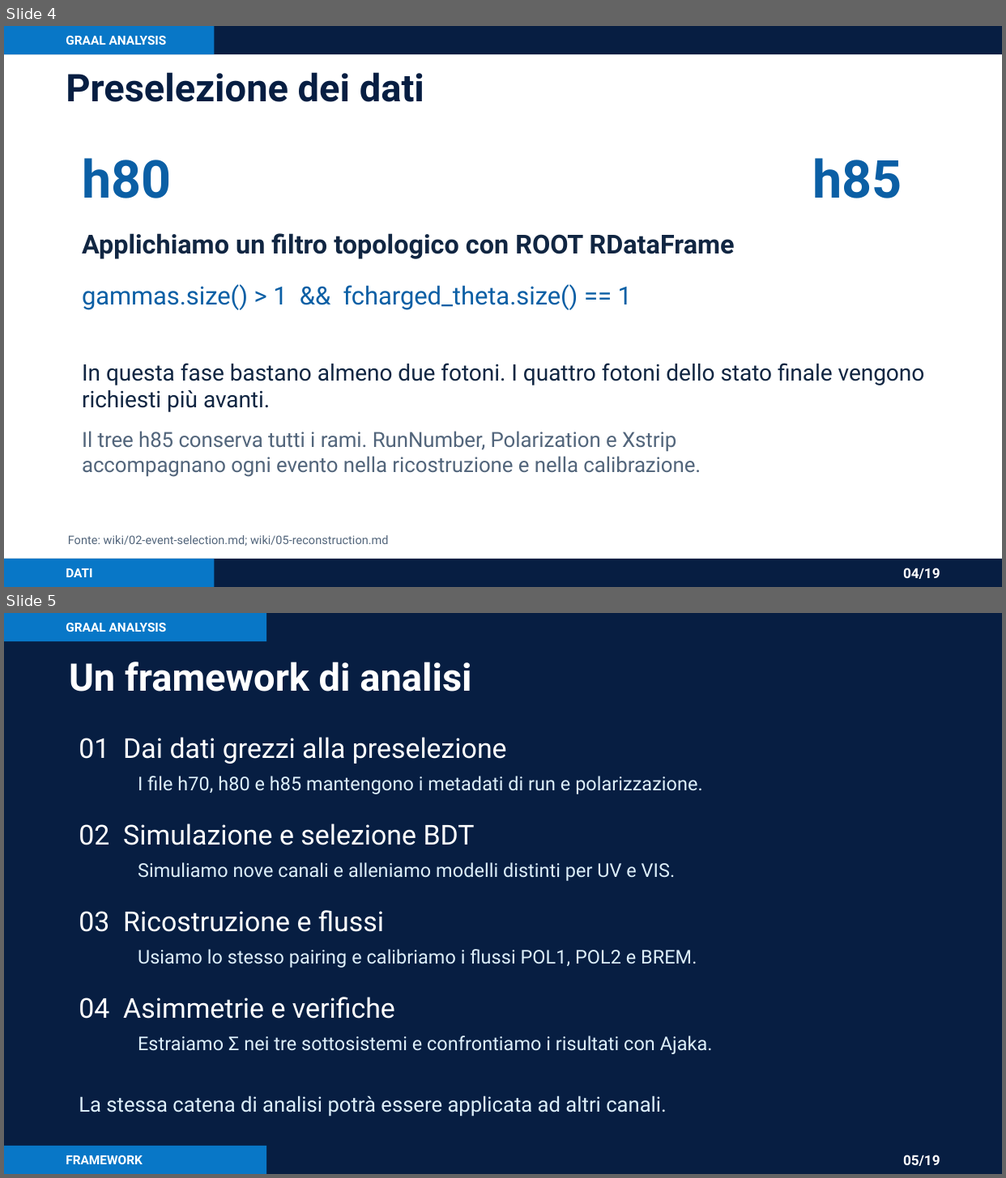
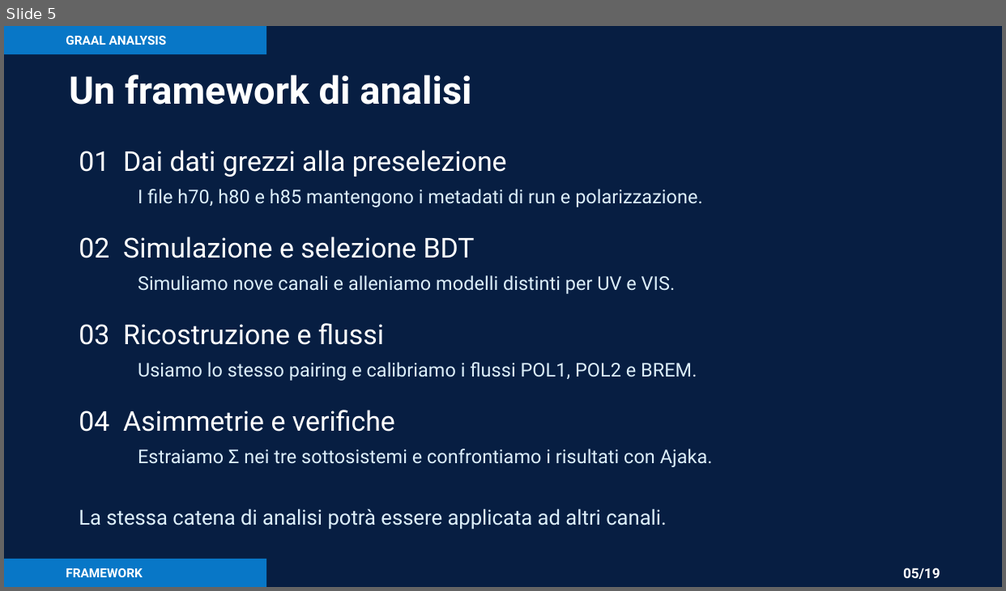
Before and after one commit to AntoninoFulci/GRAAL_Analysis, a slide deck: presentations/graal_analysis_framework_asimmetrie.pptx. Shown one above the other, each under a label of ours: slides 4 and 5 before the commit, slide 5 after it. The pictures are 1006x1178 and 1006x591 pixels, drawn with LibreOffice and Linux fonts; fonts in the diff are those of the drawing. Boxes give left, top, right and bottom in pixels: in the first picture for what was removed or moved away, otherwise in the second. Text is boxed around its words. In the diff, an @@ line names an element or a change of style, - is before the commit and + after.

```diff
--- a/presentations/graal_analysis_framework_asimmetrie.pptx
+++ b/presentations/graal_analysis_framework_asimmetrie.pptx
@@ slide 4 removed at [4, 26, 1002, 587], background #FFFFFF @@
@@ rectangle removed at [4, 26, 1002, 54] @@
@@ rectangle removed at [4, 26, 215, 54] @@
@@ text removed at [66, 36, 167, 45] @@
-GRAAL ANALYSIS
@@ text removed at [66, 72, 424, 102] @@
-Preselezione dei dati
@@ text removed at [82, 158, 171, 199] @@
-h80
@@ text removed at [812, 158, 901, 199] @@
-h85
@@ text removed at [82, 233, 735, 259] @@
-Applichiamo un filtro topologico con ROOT RDataFrame
@@ text removed at [82, 284, 632, 310] @@
-gammas.size() > 1 && fcharged_theta.size() == 1
@@ text removed at [82, 363, 925, 412] @@
-In questa fase bastano almeno due fotoni. I quattro fotoni dello stato finale vengono richiesti più avanti.
@@ text removed at [82, 431, 701, 477] @@
-Il tree h85 conserva tutti i rami. RunNumber, Polarization e Xstrip
-accompagnano ogni evento nella ricostruzione e nella calibrazione.
@@ text removed at [68, 535, 389, 546] @@
-Fonte: wiki/02-event-selection.md; wiki/05-reconstruction.md
@@ rectangle removed at [4, 559, 1002, 587] @@
@@ rectangle removed at [4, 559, 215, 587] @@
@@ text removed at [66, 569, 92, 578] @@
-DATI
@@ text removed at [903, 568, 940, 579] @@
-04/19
```
Also in this commit, not shown: 1 slide changed, 2 slides added, 1 other slide removed, 3 other files.
